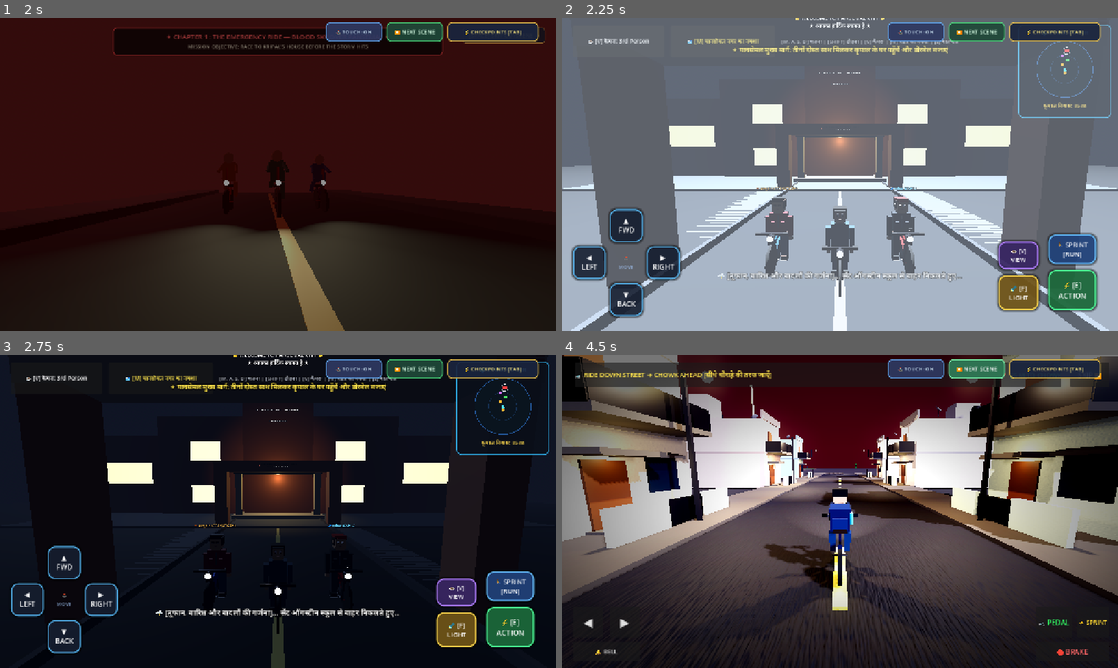
Above: before the commit, frames 1-4 (two rows, left to right).
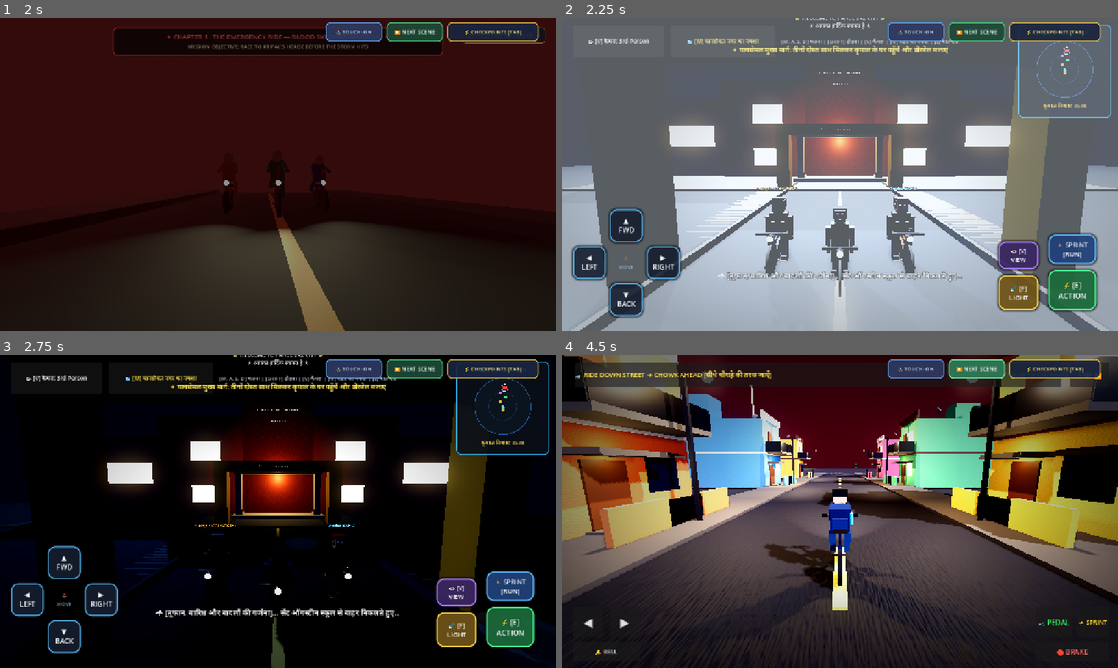
Above: after the commit, the same moments.

Repository: Sahil13092008/HorrorMission
Game: Godot game, scene res://scenes/opening_prologue.tscn
Two runs of this game, one before a commit and one after it. Both use one fixed random seed, a clock stepped at 60 frames per second and the inputs below. Sound files missing from this copy of the repository are replaced by a short silence.
Inputs:
- Up to frame 1 (2 s): click "⏩ NEXT SCENE" at 0.5 s; click "⏩ NEXT SCENE" at 1.25 s
- Up to frame 2 (2.25 s): click "⏩ NEXT SCENE" at 2 s
- Up to frame 3 (2.75 s): no input
- Up to frame 4 (4.5 s): click "⏩ NEXT SCENE" at 2.75 s; click "⏩ NEXT SCENE" at 3.5 s; click "⏩ NEXT SCENE" at 4.25 s

Frame 1 is identical in both runs. In frame 2, 9.7% of the frame differs, in the area x 0-100%, y 0-100%; in frame 3, 16%; in frame 4, 18%, in the area x 0-100%, y 0-62%.

Commit message:
Add vibrant distinct Indian building colors and Next-Gen PBR architectural detailing to cycling route and school-to-Kripal street

Diff:
--- a/scenes/street_to_kripal.tscn
+++ b/scenes/street_to_kripal.tscn
@@ -38,11 +38,23 @@
 background_mode = 2
 sky = SubResource("Sky_Street")
 ambient_light_source = 2
-ambient_light_color = Color(0.12, 0.14, 0.22, 1)
-ambient_light_energy = 0.42
+ambient_light_color = Color(0.14, 0.16, 0.24, 1)
+ambient_light_energy = 0.45
+tonemap_mode = 3
+tonemap_exposure = 1.05
+glow_enabled = true
+glow_intensity = 0.55
+glow_bloom = 0.22
+glow_blend_mode = 0
+ssao_enabled = true
+ssao_radius = 1.8
+ssao_intensity = 2.4
 fog_enabled = true
 fog_light_color = Color(0.06, 0.08, 0.14, 1)
-fog_density = 0.022
+fog_density = 0.020
+adjustment_enabled = true
+adjustment_contrast = 1.06
+adjustment_saturation = 1.12
 
 [sub_resource type="CapsuleShape3D" id="Capsule_Player"]
 radius = 0.35
@@ -138,16 +150,16 @@
 emission_energy_multiplier = 4.0
 
 [sub_resource type="StandardMaterial3D" id="Mat_HouseWall1"]
-albedo_color = Color(0.75, 0.70, 0.62, 1)
-roughness = 0.85
+albedo_color = Color(0.82, 0.38, 0.20, 1)
+roughness = 0.82
 
 [sub_resource type="StandardMaterial3D" id="Mat_HouseWall2"]
-albedo_color = Color(0.68, 0.45, 0.35, 1)
-roughness = 0.85
+albedo_color = Color(0.92, 0.70, 0.18, 1)
+roughness = 0.82
 
 [sub_resource type="StandardMaterial3D" id="Mat_HouseWall3"]
-albedo_color = Color(0.45, 0.58, 0.68, 1)
-roughness = 0.85
+albedo_color = Color(0.22, 0.52, 0.88, 1)
+roughness = 0.82
 
 [sub_resource type="StandardMaterial3D" id="Mat_CarPaint"]
 albedo_color = Color(0.92, 0.93, 0.95, 1)
@@ -176,7 +188,7 @@
 emission = Color(1, 0.1, 0.1, 1)
 emission_energy_multiplier = 4.0
 [sub_resource type="StandardMaterial3D" id="Mat_PoliceStation"]
-albedo_color = Color(0.68, 0.52, 0.38, 1)
+albedo_color = Color(0.78, 0.62, 0.42, 1)
 roughness = 0.65
 
 [sub_resource type="StandardMaterial3D" id="Mat_PoliceBlue"]
@@ -196,7 +208,7 @@
 emission_energy_multiplier = 4.5
 
 [sub_resource type="StandardMaterial3D" id="Mat_KripalHouse"]
-albedo_color = Color(0.65, 0.72, 0.80, 1)
+albedo_color = Color(0.18, 0.62, 0.68, 1)
 roughness = 0.75
 
 [sub_resource type="StandardMaterial3D" id="Mat_WindowWarm"]
@@ -329,12 +341,12 @@
 roughness = 0.50
 
 [sub_resource type="StandardMaterial3D" id="Mat_SchoolBrick"]
-albedo_color = Color(0.60, 0.32, 0.25, 1)
-roughness = 0.85
+albedo_color = Color(0.82, 0.35, 0.20, 1)
+roughness = 0.82
 
 [sub_resource type="StandardMaterial3D" id="Mat_SchoolTrim"]
-albedo_color = Color(0.85, 0.82, 0.76, 1)
-roughness = 0.70
+albedo_color = Color(0.96, 0.92, 0.82, 1)
+roughness = 0.65
 
 [sub_resource type="StandardMaterial3D" id="Mat_SchoolRoof"]
 albedo_color = Color(0.16, 0.20, 0.26, 1)
@@ -485,9 +497,10 @@
 
 [node name="Moonlight" type="DirectionalLight3D" parent="."]
 transform = Transform3D(0.866025, -0.25, 0.433013, 0, 0.866025, 0.5, -0.5, -0.433013, 0.75, 10, 20, 10)
-light_color = Color(0.50, 0.60, 0.80, 1)
-light_energy = 0.25
-shadow_enabled = false
+light_color = Color(0.55, 0.65, 0.85, 1)
+light_energy = 0.35
+shadow_enabled = true
+shadow_blur = 1.5
 
 [node name="LightningLight" type="DirectionalLight3D" parent="."]
 transform = Transform3D(1, 0, 0, 0, 0.258819, 0.965926, 0, -0.965926, 0.258819, 0, 25, 0)
--- a/scripts/cycle_to_school.gd
+++ b/scripts/cycle_to_school.gd
@@ -467,16 +467,19 @@
 	house_node.rotation_degrees = Vector3(0, 90 if side == -1 else -90, 0)
 
 	var wall_colors = [
-		Color(0.88, 0.85, 0.78),
-		Color(0.88, 0.76, 0.70),
-		Color(0.72, 0.84, 0.82),
-		Color(0.86, 0.82, 0.68),
-		Color(0.76, 0.84, 0.74),
-		Color(0.84, 0.80, 0.76)
+		Color(0.82, 0.38, 0.20), # 0: Rich Terracotta / Brick Orange
+		Color(0.22, 0.52, 0.88), # 1: Vibrant Jodhpur Royal Blue
+		Color(0.92, 0.72, 0.18), # 2: Warm Indian Mustard Yellow
+		Color(0.28, 0.70, 0.44), # 3: Fresh Pistachio / Mint Green
+		Color(0.88, 0.38, 0.52), # 4: Jaipur Rose Pink
+		Color(0.18, 0.64, 0.70), # 5: Deep Indian Ocean Teal
+		Color(0.80, 0.50, 0.24), # 6: Warm Ochre Sandstone
+		Color(0.58, 0.38, 0.75)  # 7: Lavender / Indigo Violet
 	]
 	var base_col = wall_colors[house_idx % wall_colors.size()]
 	var mat_wall = _create_weathered_plaster_material(base_col)
-	var mat_trim = _create_mat(base_col.darkened(0.25), 0.7)
+	var trim_col = Color(0.96, 0.96, 0.94) if (house_idx % wall_colors.size() in [0, 1, 4, 5, 7]) else Color(0.35, 0.18, 0.12)
+	var mat_trim = _create_mat(trim_col, 0.6)
 	var mat_concrete = _create_sidewalk_material()
 	var mat_wood = _create_mat(Color(0.35, 0.20, 0.10), 0.6)
 	var mat_iron = _create_mat(Color(0.18, 0.18, 0.20), 0.35, 0.8)
@@ -680,11 +683,12 @@
 	var total_height = gf_height + ff_height
 
 	var plaster_colors = [
-		Color(0.86, 0.82, 0.72),
-		Color(0.78, 0.82, 0.86),
-		Color(0.88, 0.78, 0.72),
-		Color(0.82, 0.86, 0.78),
-		Color(0.85, 0.85, 0.85)
+		Color(0.94, 0.74, 0.15), # 0: Sunflower Yellow (Gupta Kirana)
+		Color(0.84, 0.32, 0.22), # 1: Deep Terracotta Chai Red (Sharma Tea)
+		Color(0.20, 0.65, 0.60), # 2: Clinical Mint Green (Balaji Medical)
+		Color(0.18, 0.45, 0.85), # 3: Vibrant Royal Blue (Anand Stationery)
+		Color(0.52, 0.32, 0.72), # 4: Modern Violet (Verma Electronics)
+		Color(0.85, 0.52, 0.22)  # 5: Warm Golden Biscuit (Janta Bakery)
 	]
 	var base_col = plaster_colors[shop_idx % plaster_colors.size()]
 	var mat_wall = _create_weathered_plaster_material(base_col)
--- a/scripts/street_to_kripal.gd
+++ b/scripts/street_to_kripal.gd
@@ -315,6 +315,8 @@
 
 	_set_checkpoint_control_mode("adventure")
 	_save_default_limb_transforms()
+	_setup_cinematic_graphics()
+	_enhance_street_buildings()
 
 	start_school_exit_intro()
 
@@ -1450,3 +1452,409 @@
 	var cm = get_node_or_null("/root/CheckpointManager")
 	if cm and cm.has_method("set_control_mode"):
 		cm.set_control_mode(mode)
+
+# ==============================================================================
+# CINEMATIC GRAPHICS & ARCHITECTURAL DETAILING (SCHOOL TO KRIPAL ROUTE)
+# ==============================================================================
+
+var _shared_wall_normal: NoiseTexture2D = null
+var _shared_shutter_normal: NoiseTexture2D = null
+var _shared_wood_normal: NoiseTexture2D = null
+var _shared_road_normal: NoiseTexture2D = null
+
+func _init_procedural_normal_textures() -> void:
+	if _shared_wall_normal == null:
+		var fn_wall = FastNoiseLite.new()
+		fn_wall.noise_type = FastNoiseLite.TYPE_SIMPLEX
+		fn_wall.frequency = 0.18
+		_shared_wall_normal = NoiseTexture2D.new()
+		_shared_wall_normal.width = 128
+		_shared_wall_normal.height = 128
+		_shared_wall_normal.noise = fn_wall
+		_shared_wall_normal.as_normal_map = true
+		_shared_wall_normal.bump_strength = 2.2
+
+	if _shared_shutter_normal == null:
+		var fn_shutter = FastNoiseLite.new()
+		fn_shutter.noise_type = FastNoiseLite.TYPE_PERLIN
+		fn_shutter.frequency = 0.45
+		_shared_shutter_normal = NoiseTexture2D.new()
+		_shared_shutter_normal.width = 128
+		_shared_shutter_normal.height = 128
+		_shared_shutter_normal.noise = fn_shutter
+		_shared_shutter_normal.as_normal_map = true
+		_shared_shutter_normal.bump_strength = 3.2
+
+	if _shared_wood_normal == null:
+		var fn_wood = FastNoiseLite.new()
+		fn_wood.noise_type = FastNoiseLite.TYPE_PERLIN
+		fn_wood.frequency = 0.28
+		_shared_wood_normal = NoiseTexture2D.new()
+		_shared_wood_normal.width = 128
+		_shared_wood_normal.height = 128
+		_shared_wood_normal.noise = fn_wood
+		_shared_wood_normal.as_normal_map = true
+		_shared_wood_normal.bump_strength = 2.4
+
+	if _shared_road_normal == null:
+		var fn_road = FastNoiseLite.new()
+		fn_road.noise_type = FastNoiseLite.TYPE_SIMPLEX
+		fn_road.frequency = 0.24
+		_shared_road_normal = NoiseTexture2D.new()
+		_shared_road_normal.width = 128
+		_shared_road_normal.height = 128
+		_shared_road_normal.noise = fn_road
+		_shared_road_normal.as_normal_map = true
+		_shared_road_normal.bump_strength = 1.8
+
+func _create_pbr_wall_mat(color: Color, uv_scale: float = 3.5, roughness: float = 0.82) -> StandardMaterial3D:
+	var mat = StandardMaterial3D.new()
+	mat.albedo_color = color
+	mat.roughness = roughness
+	if _shared_wall_normal:
+		mat.normal_enabled = true
+		mat.normal_texture = _shared_wall_normal
+		mat.uv1_scale = Vector3(uv_scale, uv_scale, uv_scale)
+	return mat
+
+func _setup_cinematic_graphics() -> void:
+	_init_procedural_normal_textures()
+
+	# 1. WorldEnvironment Next-Gen Configuration
+	var world_env = get_node_or_null("WorldEnvironment")
+	if world_env and world_env.environment:
+		var env = world_env.environment
+		env.tonemap_mode = Environment.TONE_MAPPER_ACES
+		env.tonemap_exposure = 1.05
+		env.tonemap_white = 1.15
+		env.glow_enabled = true
+		env.glow_intensity = 0.55
+		env.glow_bloom = 0.22
+		env.glow_blend_mode = Environment.GLOW_BLEND_MODE_SOFTLIGHT
+		env.glow_hdr_threshold = 1.0
+		env.ssao_enabled = true
+		env.ssao_radius = 1.8
+		env.ssao_intensity = 2.4
+		env.ssao_power = 1.5
+		env.fog_enabled = true
+		env.fog_light_color = Color(0.06, 0.08, 0.14)
+		env.fog_density = 0.020
+		env.adjustment_enabled = true
+		env.adjustment_contrast = 1.06
+		env.adjustment_saturation = 1.12
+
+	# 2. Moonlight Shadows
+	if moonlight:
+		moonlight.shadow_enabled = true
+		moonlight.shadow_blur = 1.5
+		moonlight.light_energy = 0.35
+
+	# 3. Drifting Storm Ground Mist Particles across the street
+	var existing_mist = get_node_or_null("StreetGroundMist")
+	if not existing_mist:
+		var mist = CPUParticles3D.new()
+		mist.name = "StreetGroundMist"
+		mist.amount = 55
+		mist.lifetime = 6.0
+		mist.preprocess = 3.0
+		mist.randomness = 0.85
+		mist.emission_shape = CPUParticles3D.EMISSION_SHAPE_BOX
+		mist.emission_box_extents = Vector3(12.0, 0.3, 130.0)
+		mist.position = Vector3(0.0, 0.35, -125.0)
+		mist.direction = Vector3(0.35, 0.02, 0.1)
+		mist.spread = 25.0
+		mist.gravity = Vector3(0, 0.005, 0)
+		mist.initial_velocity_min = 0.25
+		mist.initial_velocity_max = 0.65
+
+		var mist_mat = StandardMaterial3D.new()
+		mist_mat.shading_mode = StandardMaterial3D.SHADING_MODE_UNSHADED
+		mist_mat.transparency = BaseMaterial3D.TRANSPARENCY_ALPHA
+		mist_mat.albedo_color = Color(0.68, 0.74, 0.88, 0.14)
+
+		var mist_mesh = SphereMesh.new()
+		mist_mesh.radius = 0.75
+		mist_mesh.height = 0.4
+		mist_mesh.material = mist_mat
+		mist.mesh = mist_mesh
+		add_child(mist)
+
+	# 4. Cinematic Horror Vignette Overlay on StreetUI
+	var ui_node = get_node_or_null("StreetUI")
+	if ui_node and not ui_node.get_node_or_null("HorrorVignette"):
+		var vignette_rect = TextureRect.new()
+		vignette_rect.name = "HorrorVignette"
+		vignette_rect.set_anchors_preset(Control.PRESET_FULL_RECT)
+		vignette_rect.mouse_filter = Control.MOUSE_FILTER_IGNORE
+		var vig_tex = load("res://textures/vignette.png")
+		if vig_tex:
+			vignette_rect.texture = vig_tex
+			vignette_rect.expand_mode = TextureRect.EXPAND_IGNORE_SIZE
+			vignette_rect.stretch_mode = TextureRect.STRETCH_SCALE
+			vignette_rect.modulate = Color(1.0, 1.0, 1.0, 0.52)
+			ui_node.add_child(vignette_rect)
+			ui_node.move_child(vignette_rect, 0)
+
+func _enhance_street_buildings() -> void:
+	_init_procedural_normal_textures()
+
+	# Concrete Chhajja (Sunshade) Material
+	var mat_chhajja = StandardMaterial3D.new()
+	mat_chhajja.albedo_color = Color(0.92, 0.90, 0.85)
+	mat_chhajja.roughness = 0.75
+	if _shared_wall_normal:
+		mat_chhajja.normal_enabled = true
+		mat_chhajja.normal_texture = _shared_wall_normal
+		mat_chhajja.uv1_scale = Vector3(2.0, 2.0, 2.0)
+
+	# Corrugated Iron Shutter Material
+	var mat_shutter = StandardMaterial3D.new()
+	mat_shutter.albedo_color = Color(0.55, 0.58, 0.62)
+	mat_shutter.metallic = 0.75
+	mat_shutter.roughness = 0.38
+	if _shared_shutter_normal:
+		mat_shutter.normal_enabled = true
+		mat_shutter.normal_texture = _shared_shutter_normal
+		mat_shutter.uv1_scale = Vector3(1.0, 6.0, 1.0)
+
+	# Teak Wood Door Material
+	var mat_door = StandardMaterial3D.new()
+	mat_door.albedo_color = Color(0.38, 0.20, 0.12)
+	mat_door.roughness = 0.55
+	if _shared_wood_normal:
+		mat_door.normal_enabled = true
+		mat_door.normal_texture = _shared_wood_normal
+		mat_door.uv1_scale = Vector3(2.0, 2.0, 2.0)
+
+	# Sintex Water Tank Material
+	var mat_sintex = StandardMaterial3D.new()
+	mat_sintex.albedo_color = Color(0.12, 0.13, 0.15)
+	mat_sintex.roughness = 0.75
+
+	# Warm Glowing Window Material
+	var mat_win_warm = StandardMaterial3D.new()
+	mat_win_warm.albedo_color = Color(1.0, 0.88, 0.55)
+	mat_win_warm.emission_enabled = true
+	mat_win_warm.emission = Color(1.0, 0.85, 0.45)
+	mat_win_warm.emission_energy_multiplier = 2.4
+
+	# Individual Building Color & Styling Dictionary
+	var building_specs = {
+		"SahilHouse": {
+			"wall_col": Color(0.20, 0.52, 0.88), # Vibrant Jodhpur Royal Blue
+			"trim_col": Color(0.96, 0.96, 0.94),
+			"has_chhajjas": true
+		},
+		"CityLibrary": {
+			"wall_col": Color(0.78, 0.56, 0.32), # Warm Sandstone Ochre
+			"trim_col": Color(0.94, 0.90, 0.82),
+			"has_chhajjas": true
+		},
+		"PlayerHouse": {
+			"wall_col": Color(0.92, 0.72, 0.18), # Warm Indian Turmeric Yellow
+			"trim_col": Color(0.45, 0.22, 0.14),
+			"has_chhajjas": true
+		},
+		"SangamCinema": {
+			"wall_col": Color(0.55, 0.15, 0.22), # Deep Bollywood Burgundy
+			"trim_col": Color(0.96, 0.85, 0.25),
+			"has_chhajjas": false
+		},
+		"SweetsNamkeenShop": {
+			"wall_col": Color(0.94, 0.50, 0.14), # Saffron Sweet Shop Orange
+			"trim_col": Color(0.96, 0.94, 0.90),
+			"has_chhajjas": false
+		},
+		"AashutoshHouse": {
+			"wall_col": Color(0.26, 0.70, 0.44), # Fresh Pistachio Mint Green
+			"trim_col": Color(0.96, 0.96, 0.94),
+			"has_chhajjas": true
+		},
+		"CityClinic": {
+			"wall_col": Color(0.86, 0.94, 0.96), # Hospital Pale Mint White
+			"trim_col": Color(0.18, 0.60, 0.32),
+			"has_chhajjas": true
+		},
+		"SuperBazar": {
+			"wall_col": Color(0.86, 0.30, 0.28), # Modern Coral Red
+			"trim_col": Color(0.96, 0.96, 0.94),
+			"has_chhajjas": false
+		},
+		"PatidarBakery": {
+			"wall_col": Color(0.88, 0.62, 0.28), # Warm Golden Biscuit
+			"trim_col": Color(0.42, 0.24, 0.15),
+			"has_chhajjas": false
+		},
+		"SanjeevaniMedical": {
+			"wall_col": Color(0.20, 0.65, 0.58), # Clinical Sea Green
+			"trim_col": Color(0.94, 0.96, 0.94),
+			"has_chhajjas": false
+		},
+		"SBI_Bank": {
+			"wall_col": Color(0.08, 0.26, 0.68), # Authentic SBI Royal Blue
+			"trim_col": Color(0.96, 0.96, 0.96),
+			"has_chhajjas": true
+		},
+		"SharmaGarage": {
+			"wall_col": Color(0.36, 0.40, 0.44), # Industrial Slate Grey
+			"trim_col": Color(0.24, 0.26, 0.28),
+			"has_chhajjas": false
+		},
+		"ElectronicsShop": {
+			"wall_col": Color(0.50, 0.30, 0.70), # Tech Violet
+			"trim_col": Color(0.92, 0.88, 0.96),
+			"has_chhajjas": false
+		},
+		"HeadPostOffice": {
+			"wall_col": Color(0.82, 0.18, 0.18), # Indian Postal Crimson Red
+			"trim_col": Color(0.88, 0.78, 0.55),
+			"has_chhajjas": true
+		},
+		"TownHall": {
+			"wall_col": Color(0.82, 0.68, 0.45), # Heritage Sandstone Ochre
+			"trim_col": Color(0.96, 0.95, 0.92),
+			"has_chhajjas": true
+		},
+		"PansemalPoliceStation": {
+			"wall_col": Color(0.78, 0.62, 0.42), # Police Sandstone Khaki
+			"trim_col": Color(0.12, 0.28, 0.72),
+			"has_chhajjas": true
+		}
+	}
+
+	# Apply styling across Pansemal Town Houses
+	var town_houses = get_node_or_null("EnvironmentProps/PansemalTownHouses")
+	if town_houses:
+		for b_name in building_specs:
+			var b_node = town_houses.get_node_or_null(b_name)
+			if b_node:
+				var spec = building_specs[b_name]
+				var mat_wall = _create_pbr_wall_mat(spec["wall_col"])
+				var mat_trim = _create_pbr_wall_mat(spec["trim_col"], 2.0, 0.70)
+
+				# Style Main Building Box
+				var b_main = b_node.get_node_or_null("Building")
+				if b_main and b_main is CSGBox3D:
+					b_main.material = mat_wall
+
+				# Style Parapet Wall
+				var b_parapet = b_node.get_node_or_null("Parapet")
+				if b_parapet and b_parapet is CSGBox3D:
+					b_parapet.material = mat_trim
+
+				# Style Shutters with PBR Corrugated Metal
+				var shutter = b_node.get_node_or_null("Shutter")
+				if shutter and shutter is CSGBox3D:
+					shutter.material = mat_shutter
+				var wide_shutter = b_node.get_node_or_null("WideShutter")
+				if wide_shutter and wide_shutter is CSGBox3D:
+					wide_shutter.material = mat_shutter
+
+				# Style Doors with Teak Wood PBR
+				var door = b_node.get_node_or_null("Door")
+				if door and door is CSGBox3D:
+					door.material = mat_door
+
+				# Style Windows with warm interior emission
+				for win_name in ["Win", "Win1", "Win2", "Win3"]:
+					var win = b_node.get_node_or_null(win_name)
+					if win and win is CSGBox3D:
+						win.material = mat_win_warm
+
+				# Add architectural chhajjas (concrete sunshades) over windows if flagged
+				if spec["has_chhajjas"]:
+					for win_name in ["Win", "Win1", "Win2", "Win3"]:
+						var win = b_node.get_node_or_null(win_name)
+						if win and win is CSGBox3D and not win.get_node_or_null("Chhajja"):
+							var chhajja = CSGBox3D.new()
+							chhajja.name = "Chhajja"
+							chhajja.size = Vector3(win.size.x + 0.35, 0.08, win.size.z + 0.35)
+							chhajja.position = Vector3(0.12 if win.position.x > 0 else -0.12, win.size.y * 0.5 + 0.08, 0)
+							chhajja.material = mat_chhajja
+							chhajja.use_collision = false
+							win.add_child(chhajja)
+
+	# Style St. Augustine School
+	var school = get_node_or_null("EnvironmentProps/PansemalTownHouses/StAugustineSchool")
+	if school:
+		var mat_school_brick = _create_pbr_wall_mat(Color(0.82, 0.35, 0.20), 4.0)
+		var mat_school_trim = _create_pbr_wall_mat(Color(0.96, 0.92, 0.82), 2.0, 0.65)
+		for part_name in ["MainBuilding", "LeftWing", "RightWing", "ClockTower"]:
+			var part = school.get_node_or_null(part_name)
+			if part and part is CSGBox3D:
+				part.material = mat_school_brick
+		var portico = school.get_node_or_null("EntrancePortico")
+		if portico and portico is CSGBox3D:
+			portico.material = mat_school_trim
+		for pillar_name in ["PorticoPillarL", "PorticoPillarR"]:
+			var pillar = school.get_node_or_null(pillar_name)
+			if pillar and pillar is CSGBox3D:
+				pillar.material = mat_school_trim
+		# Add sunshades over school windows
+		for win_name in ["WinF1L", "WinF1R", "WinF2L", "WinF2R", "WinLeftWing", "WinRightWing"]:
+			var win = school.get_node_or_null(win_name)
+			if win and win is CSGBox3D and not win.get_node_or_null("Chhajja"):
+				var chhajja = CSGBox3D.new()
+				chhajja.name = "Chhajja"
+				chhajja.size = Vector3(win.size.x + 0.4, 0.09, win.size.z + 0.4)
+				chhajja.position = Vector3(0, win.size.y * 0.5 + 0.08, 0.15)
+				chhajja.material = mat_chhajja
+				chhajja.use_collision = false
+				win.add_child(chhajja)
+
+	# Style Kripal's House ($KripalHouse) with signature Indian Ocean Teal and details
+	var kh = get_node_or_null("KripalHouse")
+	if kh:
+		var mat_kh_wall = _create_pbr_wall_mat(Color(0.18, 0.62, 0.68), 3.5) # Deep Indian Ocean Emerald Teal
+		var mat_kh_parapet = _create_pbr_wall_mat(Color(0.96, 0.95, 0.92), 2.0, 0.68) # Clean Cream Trim
+		var mat_kh_brick = _create_pbr_wall_mat(Color(0.82, 0.42, 0.22), 3.0) # Terracotta boundary & pillars
+
+		var house_struct = kh.get_node_or_null("HouseStructure")
+		if house_struct and house_struct is CSGBox3D:
+			house_struct.material = mat_kh_wall
+
+		var terrace_cabin = kh.get_node_or_null("TerraceCabin")
+		if terrace_cabin and terrace_cabin is CSGBox3D:
+			terrace_cabin.material = mat_kh_wall
+
+		var roof_parapet = kh.get_node_or_null("RoofParapet")
+		if roof_parapet and roof_parapet is CSGBox3D:
+			roof_parapet.material = mat_kh_parapet
+
+		for b_wall in ["BoundaryWallL", "BoundaryWallR", "GatePillarL", "GatePillarR"]:
+			var wall_node = kh.get_node_or_null(b_wall)
+			if wall_node and wall_node is CSGBox3D:
+				wall_node.material = mat_kh_brick
+
+		var porch_roof = kh.get_node_or_null("PorchRoof")
+		if porch_roof and porch_roof is CSGBox3D:
+			porch_roof.material = mat_kh_brick
+
+		var door_frame = kh.get_node_or_null("DoorFrame")
+		if door_frame and door_frame is CSGBox3D:
+			door_frame.material = mat_kh_parapet
+
+		# Windows with warm interior lighting and concrete chhajjas (sunshades)
+		for win_name in ["Window1", "Window2", "WindowF2_1", "WindowF2_2"]:
+			var win = kh.get_node_or_null(win_name)
+			if win and win is CSGBox3D:
+				win.material = mat_win_warm
+				if not win.get_node_or_null("Chhajja"):
+					var chhajja = CSGBox3D.new()
+					chhajja.name = "Chhajja"
+					chhajja.size = Vector3(0.45, 0.08, win.size.z + 0.35)
+					chhajja.position = Vector3(-0.15, win.size.y * 0.5 + 0.08, 0)
+					chhajja.rotation_degrees = Vector3(0, 0, 8.0) # Slanted down to deflect rain
+					chhajja.material = mat_chhajja
+					chhajja.use_collision = false
+					win.add_child(chhajja)
+
+		# Rooftop Sintex tank
+		var tank = kh.get_node_or_null("SintexTank")
+		if tank and tank is CSGCylinder3D:
+			tank.material = mat_sintex
+
+		# Carved entrance door
+		var door_mesh = kh.get_node_or_null("DoorHinge/MainDoor")
+		if door_mesh and door_mesh is CSGBox3D:
+			door_mesh.material = mat_door
